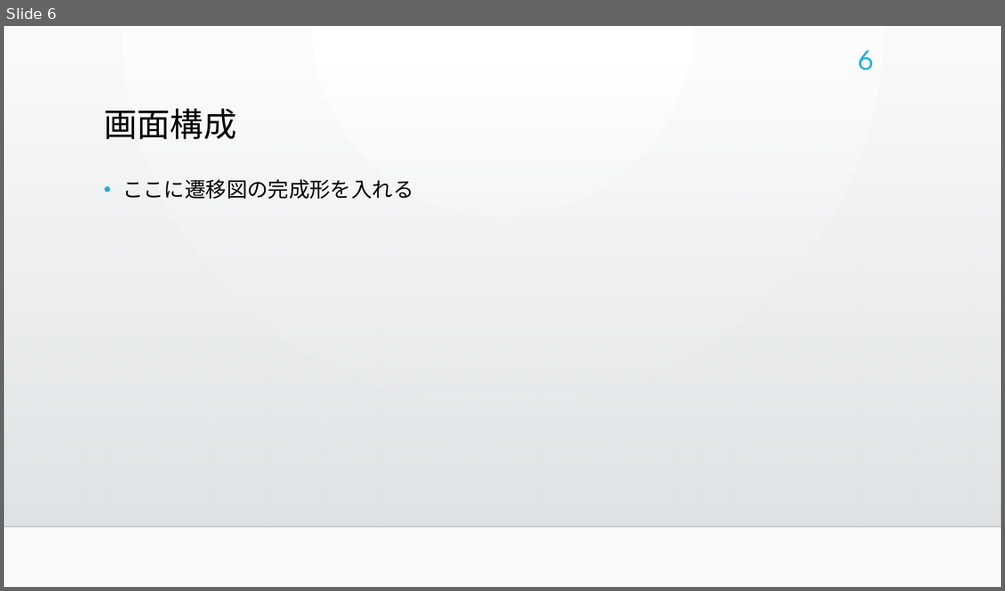
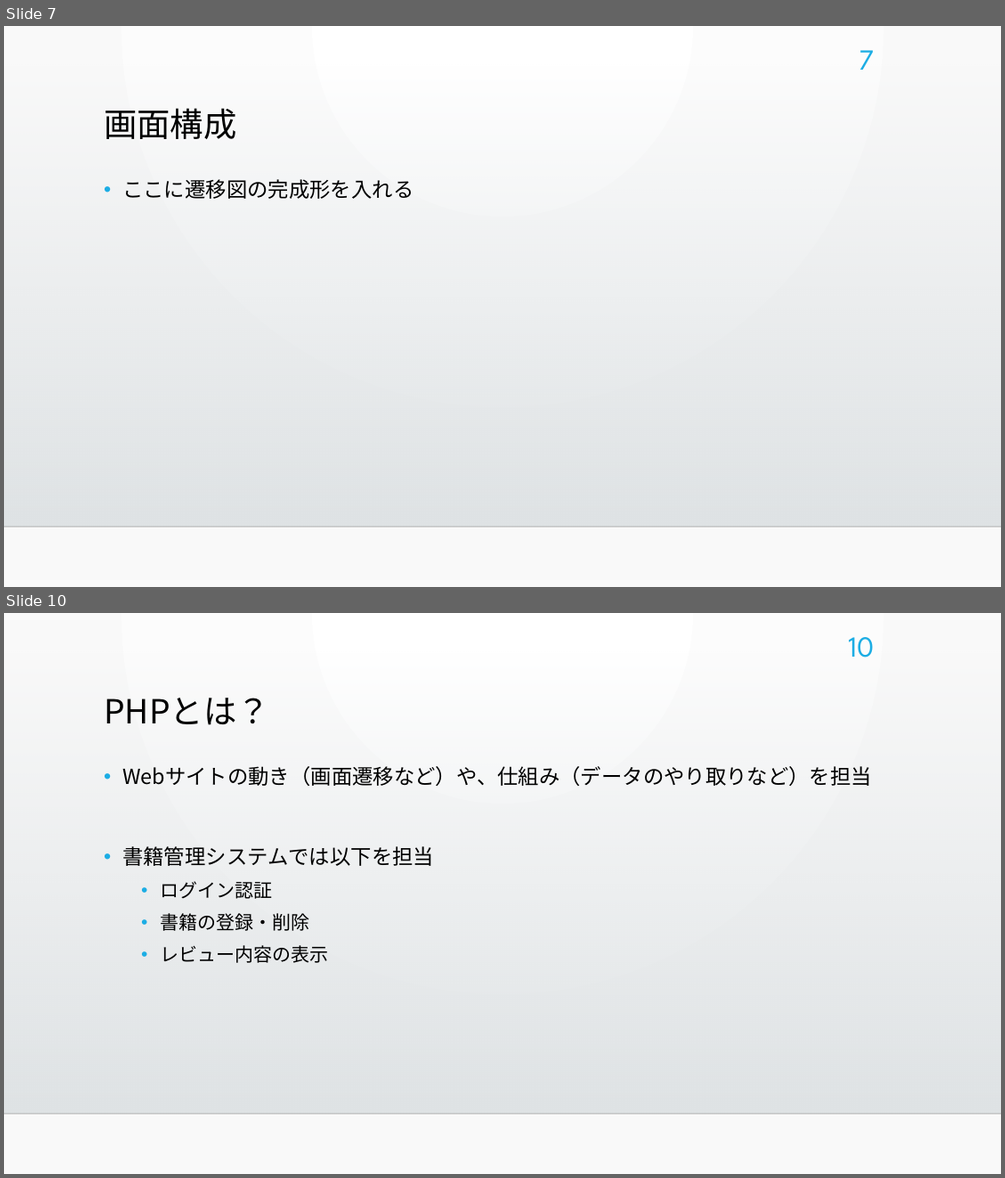
Before and after one commit to bicity2/ICT_GP, a slide deck: 00_参照ファイル/10_管理/書籍管理システム.pptx. Shown one above the other, each under a label of ours: slide 6 before the commit, slides 7 and 10 after it; the slides between them are not shown. The pictures are 1005x591 and 1005x1178 pixels, drawn with LibreOffice and Linux fonts; fonts in the diff are those of the drawing; background and template pictures are left out. Boxes give left, top, right and bottom in pixels: in the first picture for what was removed or moved away, otherwise in the second. Text is boxed around its words. In the diff, an @@ line names an element or a change of style, - is before the commit and + after.

```diff
--- a/00_参照ファイル/10_管理/書籍管理システム.pptx
+++ b/00_参照ファイル/10_管理/書籍管理システム.pptx
@@ slide 10 added at box(4, 613, 1001, 1174), background gradient #FFFFFF to #FAFAFA; not listed: 2 template elements that a slide beside it also shows @@
@@ page number added at box(848, 637, 874, 657), 28 pt, text #1CADE4 @@
+10
@@ title added at box(104, 698, 270, 725), 32 pt, text #000000 @@
+PHPとは？
@@ text added at box(122, 766, 872, 963), 20 pt, text #000000 @@
+• Webサイトの動き（画面遷移など）や、仕組み（データのやり取りなど）を担当
+• 書籍管理システムでは以下を担当
+  • ログイン認証
+  • 書籍の登録・削除
+  • レビュー内容の表示
@@ what was slide 6 is now slide 7 @@
@@ page number at box(858, 50, 874, 70): text changed @@
-6
+7
```
Also in this commit, not shown: 1 slide changed, 5 other slides added.
